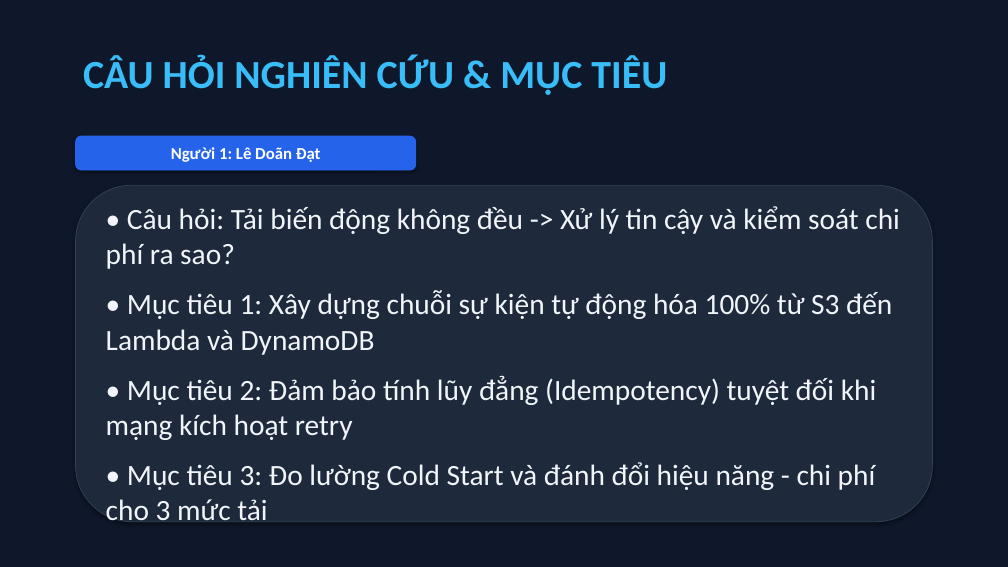
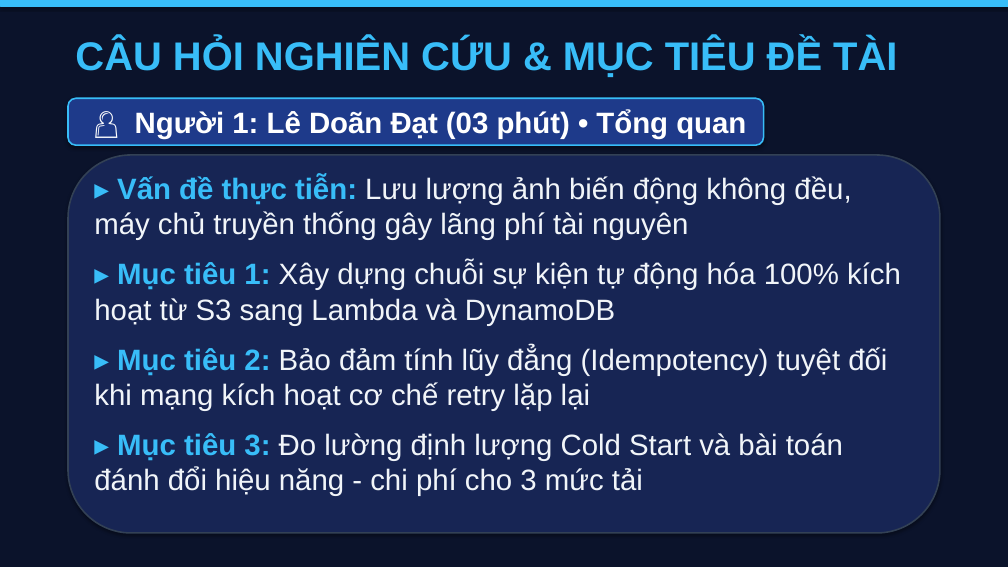
Before and after one commit to datdanghoccode/DTDM_XuLyAnh_Serverless, a slide deck: slide 3 of docs/DTDM_ThuyetTrinh_DeTai9.pptx. Drawn at 1008x567 pixels with LibreOffice and Linux fonts; fonts in the diff are those of the drawing. Boxes give left, top, right and bottom in pixels: in the first picture for what was removed or moved away, otherwise in the second. Text is boxed around its words. In the diff, an @@ line names an element or a change of style, - is before the commit and + after.

```diff
--- a/docs/DTDM_ThuyetTrinh_DeTai9.pptx
+++ b/docs/DTDM_ThuyetTrinh_DeTai9.pptx
@@ rectangle at (x1=0, y1=0, x2=1008, y2=567): fill #0F172A to #0B132B; outline #0F172A 0.75 pt to #0B132B 0.75 pt @@
@@ rectangle added at (x1=0, y1=0, x2=1008, y2=6), fill #38BDF8, outline #38BDF8 0.75 pt @@
@@ text at (x1=75, y1=38, x2=897, y2=77): text changed; font Calibri to Arial @@
-CÂU HỎI NGHIÊN CỨU & MỤC TIÊU
+CÂU HỎI NGHIÊN CỨU & MỤC TIÊU ĐỀ TÀI
@@ rounded rectangle "👤 Người 1: Lê Doãn ..." resized from (x1=76, y1=136, x2=416, y2=170) to (x1=68, y1=98, x2=764, y2=145) @@
@@ rounded rectangle "👤 Người 1: Lê Doãn ..." at (x1=68, y1=98, x2=764, y2=145): fill #2563EB to #1E3A8A; outline #2563EB 0.75 pt to #38BDF8 1.5 pt @@
@@ text in rounded rectangle at (x1=135, y1=110, x2=746, y2=139): text changed; size 16 to 28 pt; font Calibri to Arial @@
-Người 1: Lê Doãn Đạt
+👤 Người 1: Lê Doãn Đạt (03 phút) • Tổng quan
@@ rounded rectangle resized from (x1=76, y1=185, x2=932, y2=522) to (x1=68, y1=155, x2=940, y2=533) @@
@@ rounded rectangle at (x1=68, y1=155, x2=940, y2=533): fill #1E293B to #172554; outline #334155 0.75 pt to #334155 1.5 pt @@
@@ text at (x1=94, y1=176, x2=901, y2=496): text changed; font Calibri to Arial @@
-• Câu hỏi: Tải biến động không đều -> Xử lý tin cậy và kiểm soát chi phí ra sao?
-• Mục tiêu 1: Xây dựng chuỗi sự kiện tự động hóa 100% từ S3 đến Lambda và DynamoDB
-• Mục tiêu 2: Đảm bảo tính lũy đẳng (Idempotency) tuyệt đối khi mạng kích hoạt retry
-• Mục tiêu 3: Đo lường Cold Start và đánh đổi hiệu năng - chi phí cho 3 mức tải
+▸ Vấn đề thực tiễn: Lưu lượng ảnh biến động không đều, máy chủ truyền thống gây lãng phí tài nguyên
+▸ Mục tiêu 1: Xây dựng chuỗi sự kiện tự động hóa 100% kích hoạt từ S3 sang Lambda và DynamoDB
+▸ Mục tiêu 2: Bảo đảm tính lũy đẳng (Idempotency) tuyệt đối khi mạng kích hoạt cơ chế retry lặp lại
+▸ Mục tiêu 3: Đo lường định lượng Cold Start và bài toán đánh đổi hiệu năng - chi phí cho 3 mức tải
```
Also in this commit, not shown: 10 other slides changed, 3 slides added, 2 slides removed, 8 other files.
